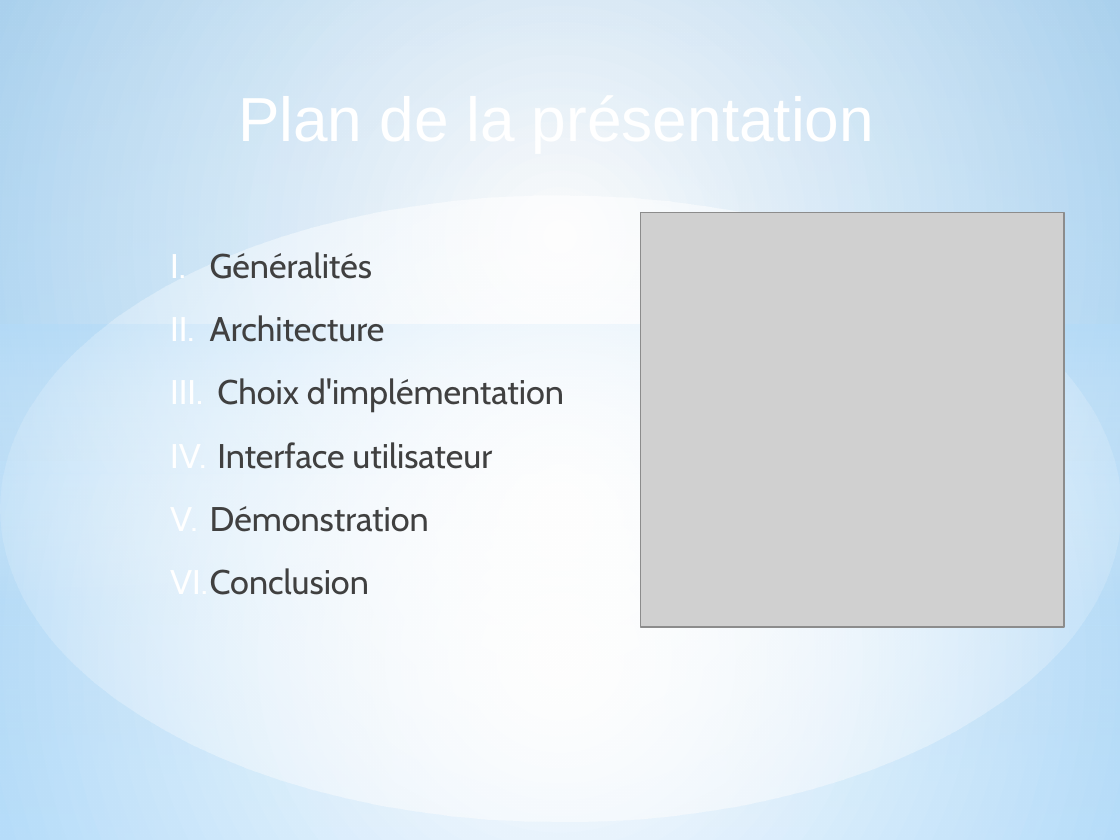
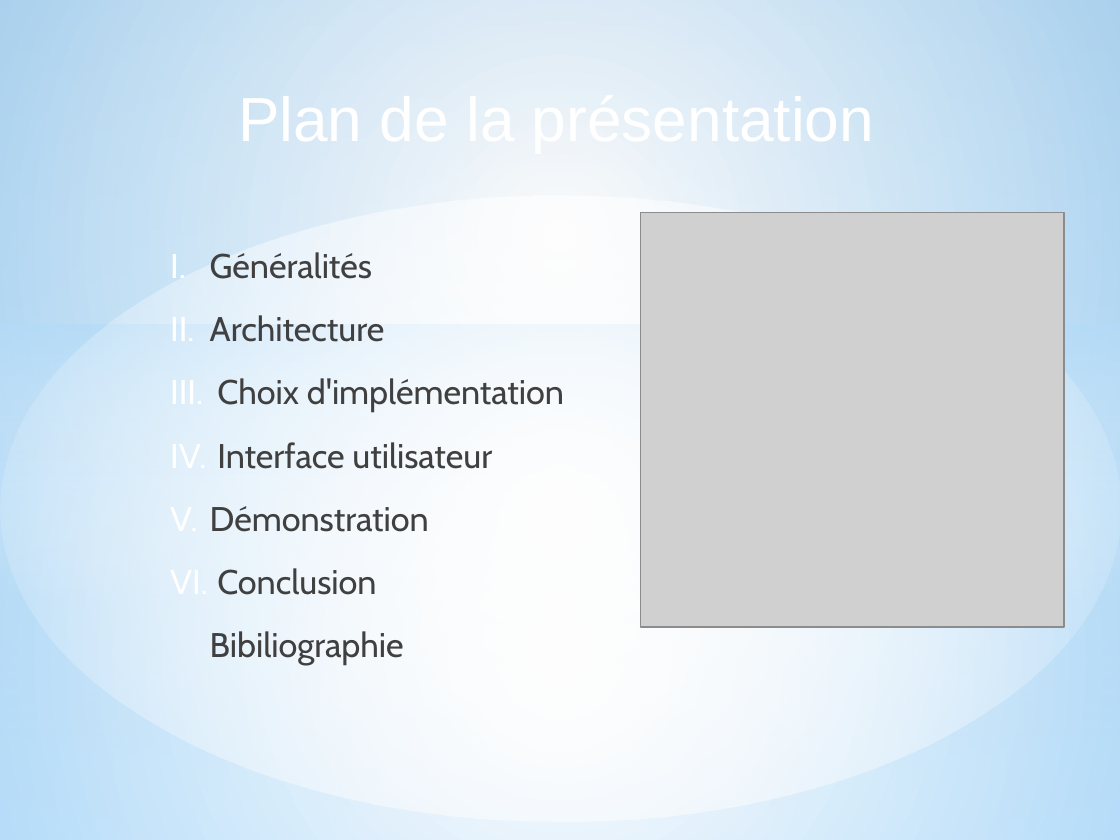
Before and after one commit to sizo0/BDAProject, a slide deck: slide 2 of Documents/Presentation/Présentation1.odp. Drawn at 1120x840 pixels with LibreOffice and Linux fonts; fonts in the diff are those of the drawing; grey boxes stand for pictures. Boxes give left, top, right and bottom in pixels: in the first picture for what was removed or moved away, otherwise in the second. Text is boxed around its words. In the diff, an @@ line names an element or a change of style, - is before the commit and + after.

```diff
--- a/Documents/Presentation/Présentation1.odp
+++ b/Documents/Presentation/Présentation1.odp
@@ text at (210,631,404,665): paragraph added @@
+Bibiliographie
```
Also in this commit, not shown: 1 other slide changed, 4 slides added, 3 slides removed, 4 other files.
